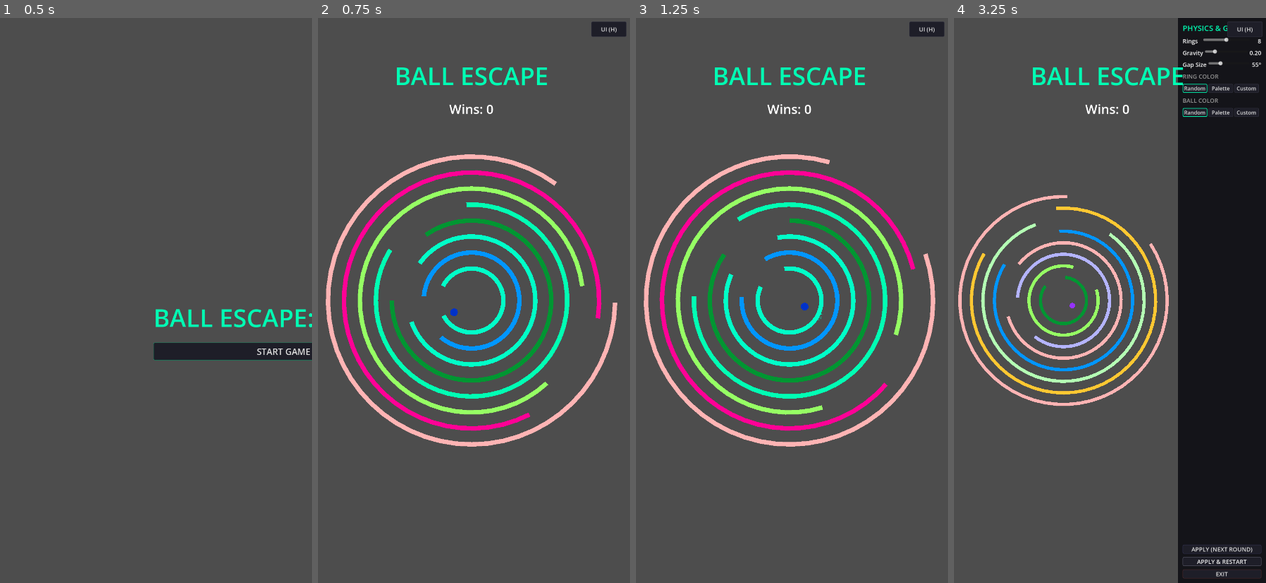
Above: before the commit, frames 1-4 (left to right).
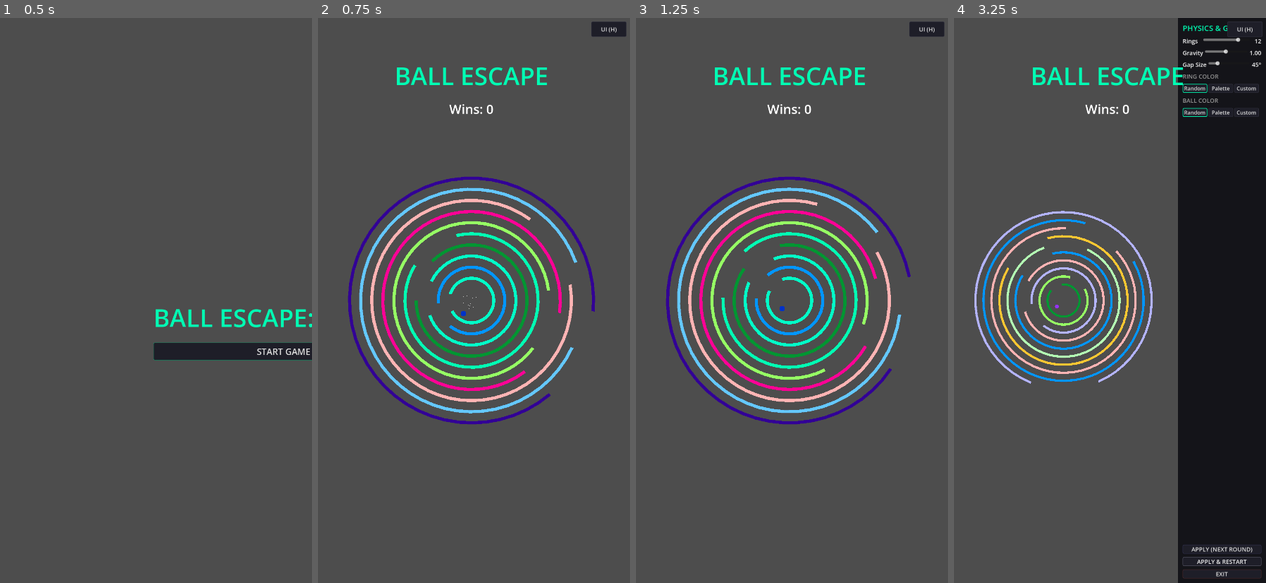
Above: after the commit, the same moments.

Repository: landmark283/godot-ballgame
Game: Godot game, scene res://main.tscn
The game is run twice, just before and just after one commit, with the same random seed, the same clock (stepped at 60 frames per second) and the same inputs.
Inputs:
- Up to frame 1 (0.5 s): no input
- Up to frame 2 (0.75 s): click "START GAME" at 0.5 s
- Up to frame 3 (1.25 s): no input
- Up to frame 4 (3.25 s): click "UI (H)" at 1.25 s; click "APPLY & RESTART" at 2 s; click "APPLY & RESTART" at 2.75 s

Frame 1 is identical in both runs. In frame 2, 15% of the frame differs, in the area x 2-96%, y 24-76%; in frame 3, 16%; in frame 4, 8.3%.

Commit message:
改变了音频格式

Diff:
--- a/project.godot
+++ b/project.godot
@@ -17,19 +17,15 @@
 
 [display]
 
-; 竖屏 9:16（抖音/B站）。视口就是**出片分辨率** —— 配合下面的 stretch/mode="viewport"，
-; Movie Maker 录出来的就是 1080×1920，与桌面窗口多大无关。
 window/size/viewport_width=1080
 window/size/viewport_height=1920
-; 窗口按 0.5 倍显示：1080×1920 放不进 1080p 屏幕，会被驱动裁掉。
-; 这只是**预览窗口**大小，不影响出片分辨率。
 window/size/window_width_override=540
 window/size/window_height_override=960
-; "viewport"：先把场景渲染到 1080×1920 的根视口，再缩放贴到窗口上。
-; ⚠️ 只有 "viewport" 模式下出片分辨率才由**视口**决定；"disabled"/"canvas_items"
-;    下由**窗口**决定，那 1080×1920 就会被屏幕高度限制住、录不出全尺寸。
 window/stretch/mode="viewport"
-window/stretch/aspect="keep"
+
+[editor]
+
+movie_writer/movie_file="D:/lg/else/videos-godot/godot-ballgame/captures/ballgame2.ogv"
 
 [layer_names]
 
@@ -39,9 +35,4 @@
 
 [physics]
 
-; 离线渲染（Movie Maker mode）专用覆盖 —— 用的是 Godot 官方的「feature tag 覆盖
-; 项目设置」机制，`movie` 是引擎内置的默认标签，`--write-movie` 启动时自动生效。
-; 值 0.5（默认）会让引擎为了迁就物理时钟微调每帧 delta，实测 30fps 下 delta 在
-; 0.0325~0.033333 之间抖；置 0 后 delta 恒等于 1/帧率，离线渲染才是严格确定的。
-; 只影响录制，实时游玩的手感不变。
 common/physics_jitter_fix.movie=0.0
--- a/scripts/audio_fx.gd
+++ b/scripts/audio_fx.gd
@@ -80,9 +80,9 @@
 ##
 ## `Config.AUDIO` 里列出的文件按**文件名里的强度词**自动分档：
 ##
-##     impactPlate_light_003.ogg   -> "light"
-##     impactPlate_medium_001.ogg  -> "medium"
-##     impactPlate_heavy_004.ogg   -> "heavy"
+##     impactPlate_light_003.wav   -> "light"
+##     impactPlate_medium_001.wav  -> "medium"
+##     impactPlate_heavy_004.wav   -> "heavy"
 ##
 ## 这不是为 Kenney 写死的：那套命名在免费音效库里非常常见，
 ## 而它恰好把「撞击力度」这一维**免费**给了我们 ——
--- a/scripts/config.gd
+++ b/scripts/config.gd
@@ -137,7 +137,7 @@
 ## 显示用圆的细分段数。
 const BALL_CIRCLE_STEPS := 32
 ## 碰撞后保留的速度比例（pygame 原版为 0.98）。
-const BALL_RESTITUTION := 0.98
+const BALL_RESTITUTION := 1
 ## 「速度过小就加速」的阈值（世界单位 / 物理帧）。
 ##
 ## ⚠️ 必须与内部速度同尺度。原版直接拿**像素/帧**速度比较 1.0；本实现内部速度是
@@ -159,10 +159,10 @@
 # ============================================================================
 
 const DEFAULT_CFG := {
-	"rings_count": 8,
+	"rings_count": 12,
 	"rotation_speed": 1.8,
-	"gap_size": 55,
-	"gravity": 0.2,
+	"gap_size": 45,
+	"gravity": 1.0,
 	"ring_mode": "Random",
 	"ring_val": "Neon",
 	"ball_mode": "Random",
@@ -228,7 +228,12 @@
 
 const SLIDERS := {
 	"rings_count": {"label": "Rings", "min": 1.0, "max": 15.0, "step": 1.0, "fmt": "%d", "suffix": ""},
-	"gravity": {"label": "Gravity", "min": 0.05, "max": 0.8, "step": 0.05, "fmt": "%.2f", "suffix": ""},
+	# 上限必须 ≥ `DEFAULT_CFG.gravity`，否则默认值落在滑块范围外、拉不回来
+	# （之前 max=0.8 而默认值已改成 1.0，正是这种情况）。
+	# ⚠️ step 就是「每物理帧的重力增量」的调参粒度：0.05 → 每帧 +0.05 世界单位，
+	#    而 `BALL_MIN_SPEED` 是 1.0，最小档也已有阈值 1/20 的量级 ——
+	#    再往下调就拉不出明显差别了，别把 step 降到 0.01。
+	"gravity": {"label": "Gravity", "min": 0.05, "max": 2.0, "step": 0.05, "fmt": "%.2f", "suffix": ""},
 	"gap_size": {"label": "Gap Size", "min": 20.0, "max": 150.0, "step": 5.0, "fmt": "%d", "suffix": "°"},
 }
 
@@ -383,12 +388,36 @@
 # `impactGlass_*` / `impactTin_*` / `impactMining_*`，同样各带三档），
 # 再改下面的路径即可，脚本不用动。
 #
-# ## 格式：这里用的是 `.ogg`
-#
-# Godot 官方 Best practices 建议短促反复的音效用 WAV、长音频用 OGG。
-# 本工程用 **Kenney 自带的 `.ogg`**，没有转成 WAV —— 转码需要额外解码器，
-# 而这类几 KB 的一次性音效两者听感差别很小。
-# 若日后要做精细的 loop 点编辑（只有 WAV 支持 loop end），再转不迟。
+# ## 格式：`.wav`（44100 Hz / 单声道 / PCM 无损）
+#
+# Godot 官方 Best practices 的原话是
+# 「Consider using **WAV for short and repetitive sound effects**, and Ogg Vorbis
+#  for music, speech, and long sound effects」（`importing_audio_samples`）。
+#
+# 这 26 条素材**全部**落在「短促反复」那一侧（实测 0.24~1.36 s，全程 44100 Hz），
+# 所以从 Kenney 原包的 `.ogg` 转成了 WAV。转换只有一步（ffmpeg 直接解码，
+# 不碰音量、不重采样）：
+#
+#     ffmpeg -i in.ogg -ac 1 -ar 44100 -c:a pcm_s16le out.wav
+#
+# 三个选择及其依据（详见 `assets/sounds/CREDITS.md`）：
+#
+#   * **单声道**：官方 Best practices 说「Many sound effects can generally be
+#     converted to mono as opposed to stereo」。原素材除 `celebration` 外都是
+#     立体声，转单声道**体积直接减半**。本项目也没有任何声像信息（音效由
+#     `AudioStreamPolyphonic` 直接送 Master，不做 2D/3D 声像）。
+#   * **44100 Hz 不动**：官方说「除非运行时降速播放，否则高于 48 kHz 没有可听收益」。
+#     原素材本来就是 44100，无需重采样。
+#   * **PCM 无损**：`.wav.import` 的 `compress/mode = 0`。
+#     默认值是 `2`（Quite OK Audio，有损），必须显式改，否则「转了 WAV 却仍是有损」。
+#     官方原话：PCM「preserving the highest possible quality. It has the **lowest CPU
+#     cost**」—— 撞击密集时同帧并发 4 条，解码开销这一项有实际意义。
+#
+# ⚠️ **音量没有动过**：ffmpeg 不归一化。实测转出来峰值 −0.6 ~ −5.7 dBFS，
+#    不削顶；音量分档由本节的 `volume_db_soft/hard` 负责，两处叠加会失控。
+#
+# 代价：340 KB → 1.29 MB（3.8×）。原 `.ogg` 已删，但两个 Kenney 原包 zip
+# 仍留在 `assets/sounds/`，随时可重新导出成别的格式。
 #
 # ## 参数表
 #
@@ -434,21 +463,21 @@
 	# 由 `BOUNCE_TIERS` 按速度分档，档内等概率抽一条。
 	"bounce": {
 		"streams": PackedStringArray([
-			"res://assets/sounds/ring_hit/impactPlate_light_000.ogg",
-			"res://assets/sounds/ring_hit/impactPlate_light_001.ogg",
-			"res://assets/sounds/ring_hit/impactPlate_light_002.ogg",
-			"res://assets/sounds/ring_hit/impactPlate_light_003.ogg",
-			"res://assets/sounds/ring_hit/impactPlate_light_004.ogg",
-			"res://assets/sounds/ring_hit/impactPlate_medium_000.ogg",
-			"res://assets/sounds/ring_hit/impactPlate_medium_001.ogg",
-			"res://assets/sounds/ring_hit/impactPlate_medium_002.ogg",
-			"res://assets/sounds/ring_hit/impactPlate_medium_003.ogg",
-			"res://assets/sounds/ring_hit/impactPlate_medium_004.ogg",
-			"res://assets/sounds/ring_hit/impactPlate_heavy_000.ogg",
-			"res://assets/sounds/ring_hit/impactPlate_heavy_001.ogg",
-			"res://assets/sounds/ring_hit/impactPlate_heavy_002.ogg",
-			"res://assets/sounds/ring_hit/impactPlate_heavy_003.ogg",
-			"res://assets/sounds/ring_hit/impactPlate_heavy_004.ogg",
+			"res://assets/sounds/ring_hit/impactPlate_light_000.wav",
+			"res://assets/sounds/ring_hit/impactPlate_light_001.wav",
+			"res://assets/sounds/ring_hit/impactPlate_light_002.wav",
+			"res://assets/sounds/ring_hit/impactPlate_light_003.wav",
+			"res://assets/sounds/ring_hit/impactPlate_light_004.wav",
+			"res://assets/sounds/ring_hit/impactPlate_medium_000.wav",
+			"res://assets/sounds/ring_hit/impactPlate_medium_001.wav",
+			"res://assets/sounds/ring_hit/impactPlate_medium_002.wav",
+			"res://assets/sounds/ring_hit/impactPlate_medium_003.wav",
+			"res://assets/sounds/ring_hit/impactPlate_medium_004.wav",
+			"res://assets/sounds/ring_hit/impactPlate_heavy_000.wav",
+			"res://assets/sounds/ring_hit/impactPlate_heavy_001.wav",
+			"res://assets/sounds/ring_hit/impactPlate_heavy_002.wav",
+			"res://assets/sounds/ring_hit/impactPlate_heavy_003.wav",
+			"res://assets/sounds/ring_hit/impactPlate_heavy_004.wav",
 		]),
 		"pitch_jitter": 0.05,
 		"volume_db_soft": -13.0,
@@ -460,11 +489,11 @@
 	# 事件音：刻意不随速度变化（`sfx_ring_break()` 不传档位，走整个池子）。
 	"ring_break": {
 		"streams": PackedStringArray([
-			"res://assets/sounds/ring_break/impactGlass_medium_000.ogg",
-			"res://assets/sounds/ring_break/impactGlass_medium_001.ogg",
-			"res://assets/sounds/ring_break/impactGlass_medium_002.ogg",
-			"res://assets/sounds/ring_break/impactGlass_medium_003.ogg",
-			"res://assets/sounds/ring_break/impactGlass_medium_004.ogg",
+			"res://assets/sounds/ring_break/impactGlass_medium_000.wav",
+			"res://assets/sounds/ring_break/impactGlass_medium_001.wav",
+			"res://assets/sounds/ring_break/impactGlass_medium_002.wav",
+			"res://assets/sounds/ring_break/impactGlass_medium_003.wav",
+			"res://assets/sounds/ring_break/impactGlass_medium_004.wav",
 		]),
 		"pitch_jitter": 0.05,
 		"volume_db": -2.0,
@@ -473,9 +502,9 @@
 	# 通关结算。用 `explosionCrunch` 的「轰」——霓虹场景配低频更有收束感。
 	"celebrate": {
 		"streams": PackedStringArray([
-			"res://assets/sounds/celebration/explosionCrunch_000.ogg",
-			"res://assets/sounds/celebration/explosionCrunch_001.ogg",
-			"res://assets/sounds/celebration/explosionCrunch_002.ogg",
+			"res://assets/sounds/celebration/explosionCrunch_000.wav",
+			"res://assets/sounds/celebration/explosionCrunch_001.wav",
+			"res://assets/sounds/celebration/explosionCrunch_002.wav",
 		]),
 		"pitch_jitter": 0.0,
 		"volume_db": -3.0,
@@ -484,9 +513,9 @@
 	# UI 按钮点击（START / APPLY / EXIT / 配色与取色模式按钮）。
 	"ui_click": {
 		"streams": PackedStringArray([
-			"res://assets/sounds/ui_click/laserSmall_000.ogg",
-			"res://assets/sounds/ui_click/laserSmall_001.ogg",
-			"res://assets/sounds/ui_click/laserSmall_002.ogg",
+			"res://assets/sounds/ui_click/laserSmall_000.wav",
+			"res://assets/sounds/ui_click/laserSmall_001.wav",
+			"res://assets/sounds/ui_click/laserSmall_002.wav",
 		]),
 		"pitch_jitter": 0.08,
 		"volume_db": -8.0,
Not shown, removed: assets/sounds/celebration/explosionCrunch_000.ogg.import
Not shown, added: assets/sounds/celebration/explosionCrunch_000.wav.import
Not shown, removed: assets/sounds/celebration/explosionCrunch_001.ogg.import
Not shown, added: assets/sounds/celebration/explosionCrunch_001.wav.import
Not shown, removed: assets/sounds/celebration/explosionCrunch_002.ogg.import
Not shown, added: assets/sounds/celebration/explosionCrunch_002.wav.import
Not shown, removed: assets/sounds/ring_break/impactGlass_medium_000.ogg.import
Not shown, added: assets/sounds/ring_break/impactGlass_medium_000.wav.import
Not shown, removed: assets/sounds/ring_break/impactGlass_medium_001.ogg.import
Not shown, added: assets/sounds/ring_break/impactGlass_medium_001.wav.import
Not shown, removed: assets/sounds/ring_break/impactGlass_medium_002.ogg.import
Not shown, added: assets/sounds/ring_break/impactGlass_medium_002.wav.import
(and 94 more such lines)
